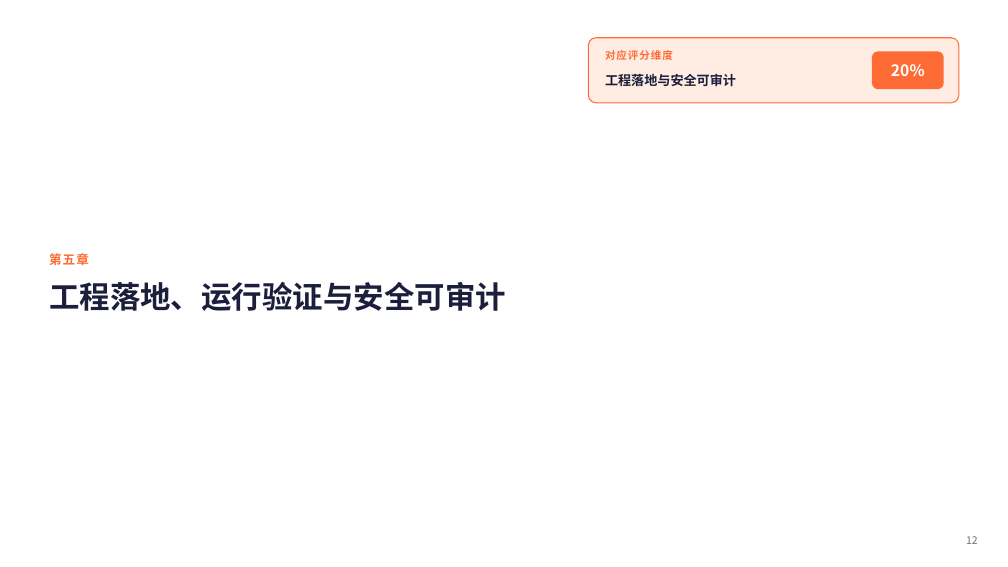
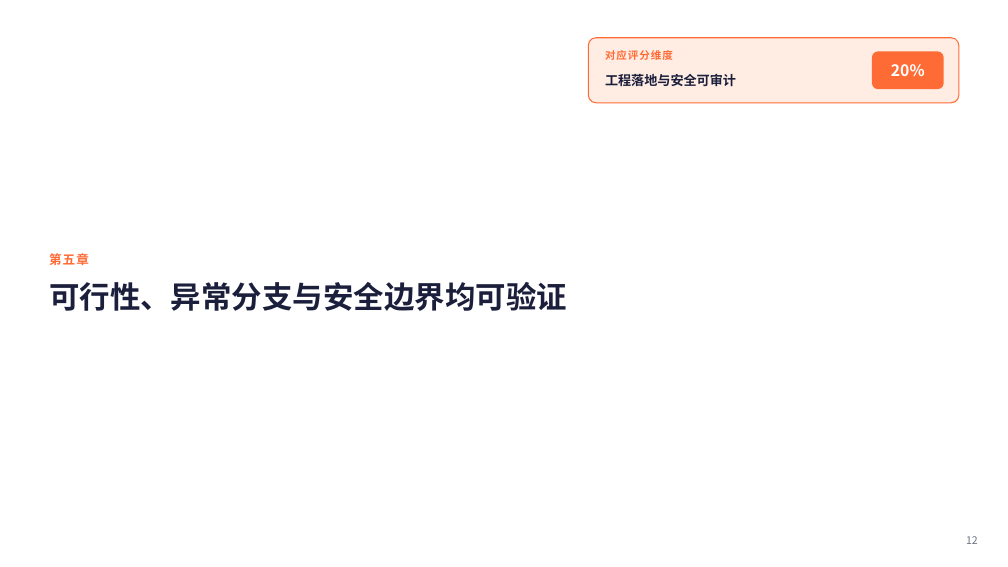
Before and after one commit to season-yy/ToolWear_agent, a slide deck: slide 12 of docs/submission/刃知-AgentTeams-初赛方案.pptx. Drawn at 1008x567 pixels with LibreOffice and Linux fonts; fonts in the diff are those of the drawing. Boxes give left, top, right and bottom in pixels: in the first picture for what was removed or moved away, otherwise in the second. Text is boxed around its words. In the diff, an @@ line names an element or a change of style, - is before the commit and + after.

```diff
--- a/docs/submission/刃知-AgentTeams-初赛方案.pptx
+++ b/docs/submission/刃知-AgentTeams-初赛方案.pptx
@@ text at [49,282,567,311]: text changed @@
-工程落地、运行验证与安全可审计
+可行性、异常分支与安全边界均可验证
```
Also in this commit, not shown: 5 other slides changed, 12 other files.
